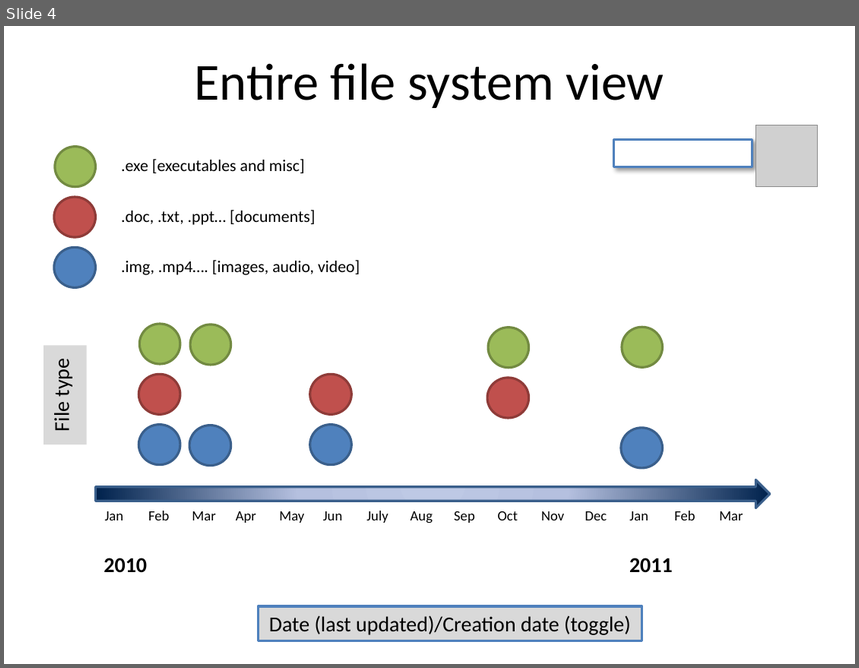
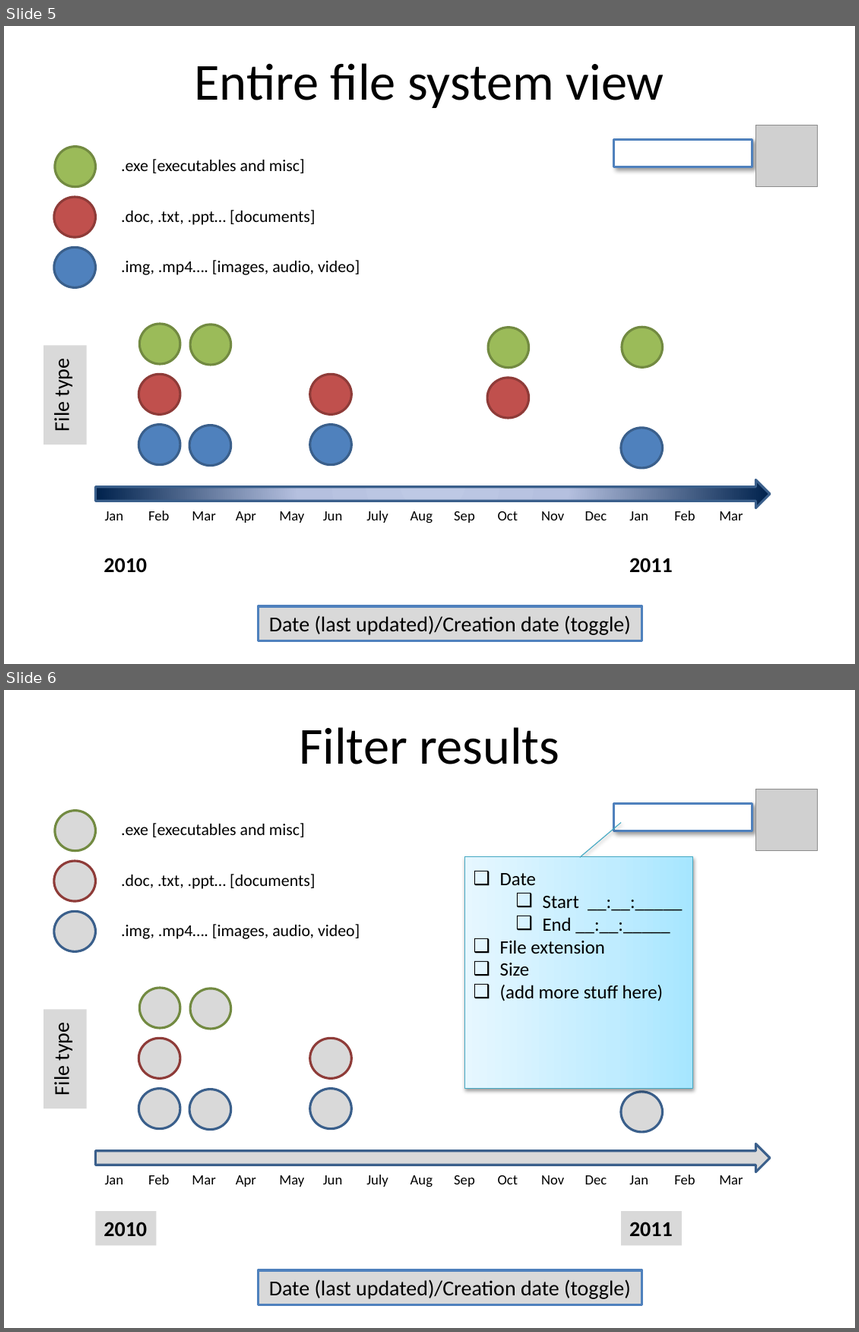
Before and after one commit to RainNapper/15498_term-project, a slide deck: whatitlookslike.pptx. Shown one above the other, each under a label of ours: slide 4 before the commit, slides 5 and 6 after it. The pictures are 859x668 and 859x1332 pixels, drawn with LibreOffice and Linux fonts; fonts in the diff are those of the drawing; grey boxes stand for pictures. Boxes give left, top, right and bottom in pixels: in the first picture for what was removed or moved away, otherwise in the second. Text is boxed around its words. In the diff, an @@ line names an element or a change of style, - is before the commit and + after.

```diff
--- a/whatitlookslike.pptx
+++ b/whatitlookslike.pptx
@@ slide 6 added at bbox=[4, 690, 855, 1328], background #FFFFFF @@
@@ title added at bbox=[299, 727, 560, 764], 44 pt, text #000000 @@
+Filter results
@@ rectangle added at bbox=[614, 803, 752, 831], fill #FFFFFF, outline #4F81BD 2 pt @@
@@ picture added at bbox=[756, 789, 818, 851] @@
@@ ellipse added at bbox=[55, 811, 96, 851], fill #D9D9D9, outline #738A42 2 pt @@
@@ table added at bbox=[113, 816, 373, 968], 3 rows, 1 columns @@
+.exe [executables and misc]
+.doc, .txt, .ppt… [documents]
+.img, .mp4…. [images, audio, video]
@@ ellipse added at bbox=[54, 861, 96, 901], fill #D9D9D9, outline #8E3B39 2 pt @@
@@ border callout added at bbox=[465, 856, 693, 1089], fill gradient #A7E6FF to #C1EDFF to #E7F8FF, outline #46AAC5 0.75 pt @@
@@ text added at bbox=[500, 873, 664, 1002], 16 pt, text #000000 @@
+❑ Date
+  ❑ Start __:__:_____
+  ❑ End __:__:_____
+❑ File extension
+❑ Size
+❑ (add more stuff here)
@@ ellipse added at bbox=[54, 911, 96, 951], fill #D9D9D9, outline #3A5F8C 2 pt @@
@@ ellipse added at bbox=[139, 988, 180, 1028], fill #D9D9D9, outline #738A42 2 pt @@
@@ ellipse added at bbox=[190, 989, 231, 1029], fill #D9D9D9, outline #738A42 2 pt @@
@@ ellipse added at bbox=[488, 991, 529, 1031], fill #D9D9D9, outline #738A42 2 pt @@
@@ ellipse added at bbox=[622, 991, 663, 1031], fill #D9D9D9, outline #738A42 2 pt @@
@@ rectangle added at bbox=[44, 1009, 87, 1109], fill #D9D9D9, 18 pt, text #000000 @@
+File type
@@ ellipse added at bbox=[139, 1038, 180, 1078], fill #D9D9D9, outline #8E3B39 2 pt @@
@@ ellipse added at bbox=[310, 1038, 352, 1078], fill #D9D9D9, outline #8E3B39 2 pt @@
@@ ellipse added at bbox=[487, 1042, 529, 1081], fill #D9D9D9, outline #8E3B39 2 pt @@
@@ ellipse added at bbox=[139, 1088, 180, 1129], fill #D9D9D9, outline #3A5F8C 2 pt @@
@@ ellipse added at bbox=[189, 1089, 231, 1129], fill #D9D9D9, outline #3A5F8C 2 pt @@
@@ ellipse added at bbox=[310, 1088, 352, 1129], fill #D9D9D9, outline #3A5F8C 2 pt @@
@@ ellipse added at bbox=[621, 1092, 663, 1132], fill #D9D9D9, outline #3A5F8C 2 pt @@
@@ right arrow added at bbox=[96, 1144, 770, 1173], fill #D9D9D9, outline #3A5F8C 2 pt @@
@@ table added at bbox=[96, 1167, 754, 1193], 1 rows, 15 columns @@
+Jan | Feb | Mar | Apr | May | Jun | July | Aug | Sep | Oct | Nov | Dec | Jan | Feb | Mar
@@ rectangle added at bbox=[96, 1212, 156, 1246], fill #D9D9D9, 18 pt, text #000000, bold @@
+2010
@@ rectangle added at bbox=[621, 1212, 682, 1246], fill #D9D9D9, 18 pt, text #000000, bold @@
+2011
@@ rectangle added at bbox=[259, 1271, 642, 1305], fill #D9D9D9, outline #4F81BD 2 pt, 18 pt, text #000000 @@
+Date (last updated)/Creation date (toggle)
@@ what was slide 4 is now slide 5 @@
```
Also in this commit, not shown: 2 slides changed, 3 other slides added.
